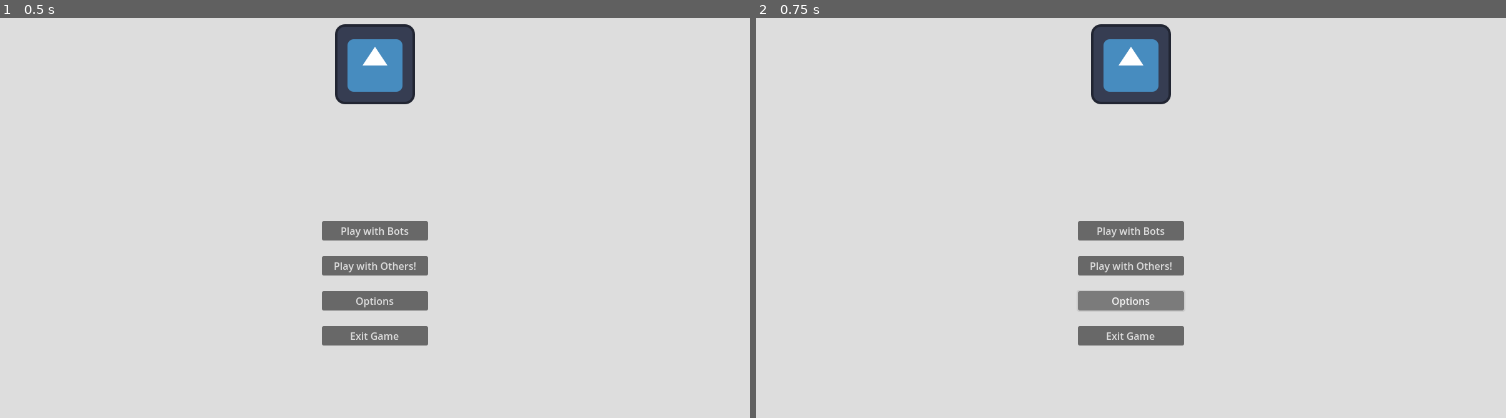
Above: before the commit, frames 1-2 (left to right).
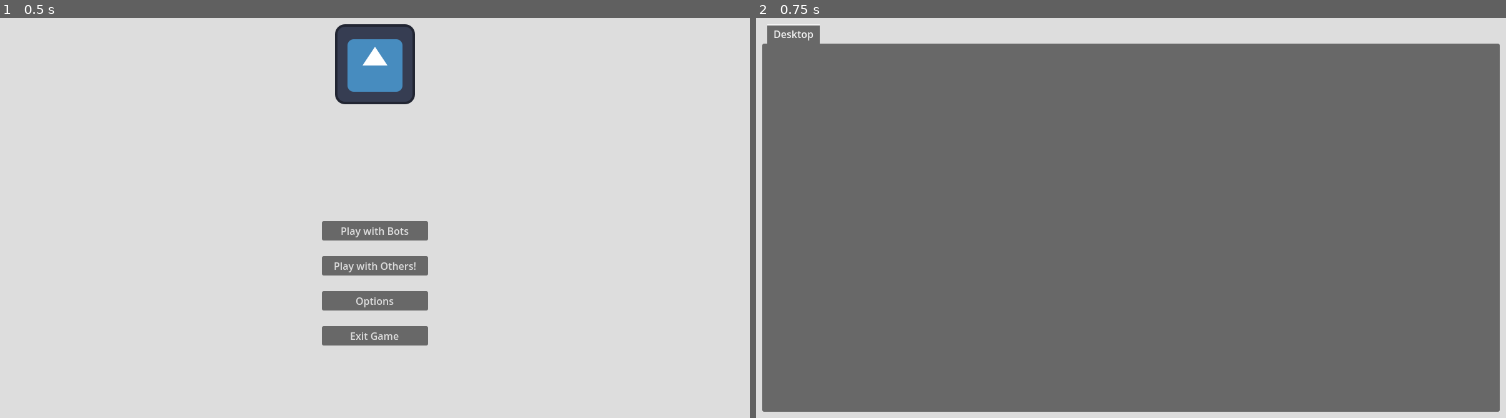
Above: after the commit, the same moments.

Repository: Kielson123/Ludo-Dungeon
Game: Godot game, scene res://main.tscn
Same seed, same stepped clock (60 frames per second), same inputs: the game is played once before the commit and once after it. The engine's default icon, where the game draws it, is replaced by a stand-in: a white triangle on a blue panel in a dark square. Video files are missing from this copy of the repository; at most half a second of black plays in their place.
Inputs:
- Up to frame 1 (0.5 s): no input
- Up to frame 2 (0.75 s): click "Options" at 0.5 s

Frame 1 is identical in both runs. In frame 2, 89% of the frame differs, in the area x 0-100%, y 1-99%.
Error in both runs: Invalid call. Nonexistent function '_ready' in base 'Node (global.gd)'. (res://Util/global.gd:25)

Commit message:
Option Menu & fullscreen

Diff:
--- a/UI/main_menu.gd
+++ b/UI/main_menu.gd
@@ -10,7 +10,7 @@
 	pass
 
 func _on_options_button_pressed() -> void:
-	#open OptionsMenu
+	Signals.request_options_menu.emit()
 	pass
 
 func _on_exit_button_pressed() -> void:
--- a/UI/main_menu.tscn
+++ b/UI/main_menu.tscn
@@ -1,9 +1,9 @@
 [gd_scene load_steps=3 format=3 uid="uid://bm243lw37y02j"]
 
 [ext_resource type="Script" path="res://UI/main_menu.gd" id="1_6268k"]
-[ext_resource type="Texture2D" uid="uid://ddk4eer1ef88r" path="res://icon.svg" id="2_fk1kw"]
+[ext_resource type="Texture2D" uid="uid://de1dpis8g54fg" path="res://icon.svg" id="2_fk1kw"]
 
-[node name="MainMenu" type="Control"]
+[node name="MainMenu" type="Control" groups=["Options Menu Incompatible"]]
 layout_mode = 3
 anchors_preset = 15
 anchor_right = 1.0
--- /dev/null
+++ b/UI/options_menu.gd
@@ -0,0 +1 @@
+extends Control
--- /dev/null
+++ b/UI/options_menu.tscn
@@ -0,0 +1,42 @@
+[gd_scene load_steps=2 format=3 uid="uid://bxnumb3igwfcm"]
+
+[ext_resource type="Script" path="res://UI/options_menu.gd" id="1_3mbnd"]
+
+[node name="OptionsMenu" type="Control" groups=["Main Menu Incompatible", "Options Menu Incompatible"]]
+layout_mode = 3
+anchors_preset = 15
+anchor_right = 1.0
+anchor_bottom = 1.0
+grow_horizontal = 2
+grow_vertical = 2
+script = ExtResource("1_3mbnd")
+
+[node name="ColorRect" type="ColorRect" parent="."]
+layout_mode = 1
+anchors_preset = 15
+anchor_right = 1.0
+anchor_bottom = 1.0
+grow_horizontal = 2
+grow_vertical = 2
+color = Color(0.866667, 0.866667, 0.866667, 1)
+
+[node name="MarginContainer" type="MarginContainer" parent="."]
+layout_mode = 1
+anchors_preset = 15
+anchor_right = 1.0
+anchor_bottom = 1.0
+grow_horizontal = 2
+grow_vertical = 2
+theme_override_constants/margin_left = 50
+theme_override_constants/margin_top = 50
+theme_override_constants/margin_right = 50
+theme_override_constants/margin_bottom = 50
+
+[node name="TabContainer" type="TabContainer" parent="MarginContainer"]
+layout_mode = 2
+current_tab = 0
+all_tabs_in_front = true
+
+[node name="Desktop" type="MarginContainer" parent="MarginContainer/TabContainer"]
+layout_mode = 2
+metadata/_tab_index = 0
--- a/UI/ui.gd
+++ b/UI/ui.gd
@@ -3,12 +3,18 @@
 
 func _ready() -> void:
 	Signals.request_main_menu.connect(on_main_menu_requested)
+	Signals.request_options_menu.connect(on_options_menu_requested)
 
 func on_main_menu_requested() -> void:
 	var main_menu: Control = load("res://UI/main_menu.tscn").instantiate()
 	close_all_nodes_in_group("Main Menu Incompatible")
 	add_child(main_menu)
 
+func on_options_menu_requested() -> void:
+	var options_menu: Control = load("res://UI/options_menu.tscn").instantiate()
+	close_all_nodes_in_group("Options Menu Incompatible")
+	add_child(options_menu)
+
 func close_all_nodes_in_group(group: StringName) -> void:
 	for node: Node in get_tree().get_nodes_in_group(group):
 		node.queue_free()
--- a/Util/signals.gd
+++ b/Util/signals.gd
@@ -1,5 +1,4 @@
 extends Node
 
-@warning_ignore("unused_signal")
-
 signal request_main_menu()
+signal request_options_menu()
--- a/main.gd
+++ b/main.gd
@@ -5,6 +5,8 @@
 
 func _ready() -> void:
 	get_window().size = Global.game_resolution
+	get_window().mode = Window.MODE_FULLSCREEN if Global.fullscreen else Window.MODE_WINDOWED
+	get_window().move_to_center()
 
 func _on_intro_finished() -> void:
 	background_color.color = Color("4d4d4d")
--- a/project.godot
+++ b/project.godot
@@ -41,6 +41,7 @@
 [global_group]
 
 "Main Menu Incompatible"="All scenes that cannot be shown at the same time as Main Menu scene"
+"Options Menu Incompatible"="All scenes that cannot be show at the same time as Options Menu"
 
 [rendering]
 
